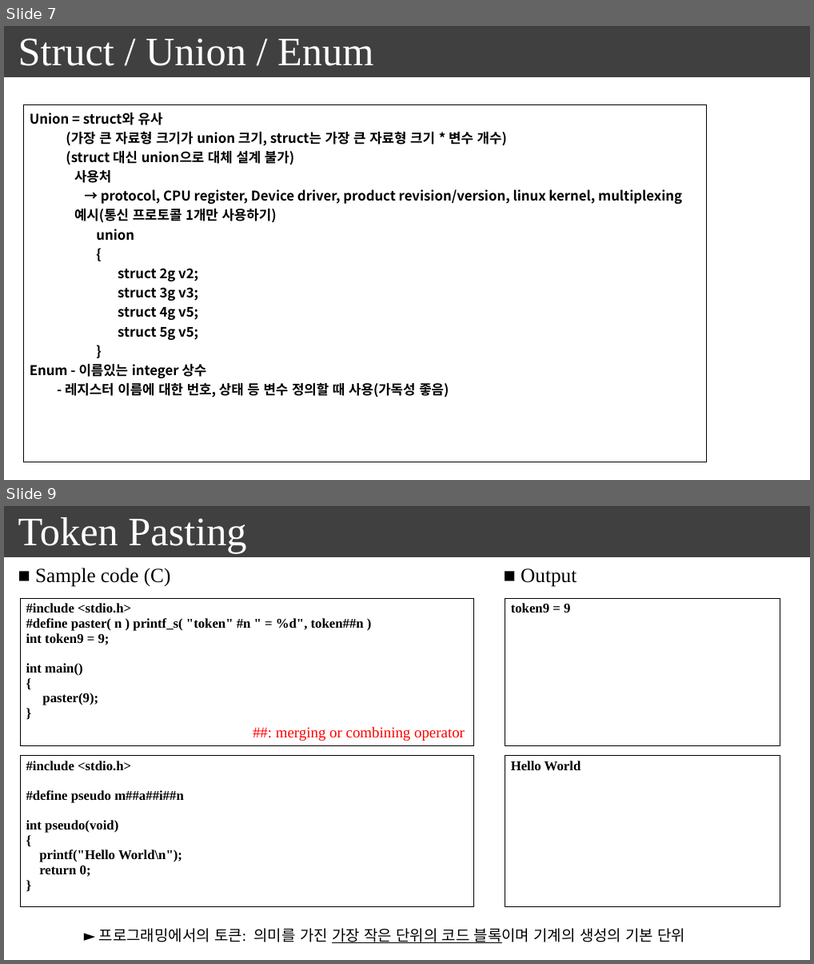
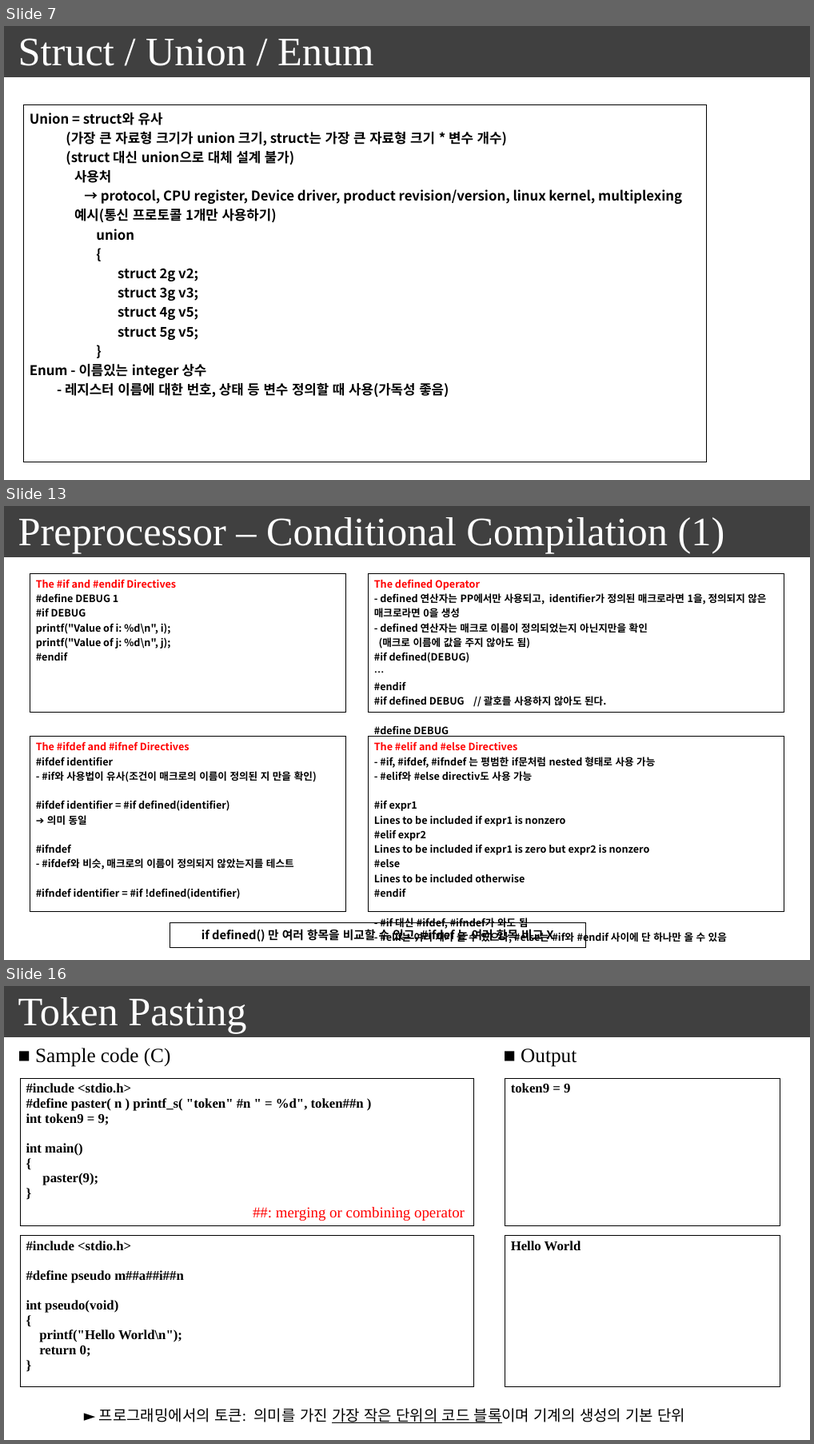
Before and after one commit to seonghokim/Study, a slide deck: everything in c.pptx. Shown one above the other, each under a label of ours: slides 7 and 9 before the commit, slides 7, 13 and 16 after it; the slides between them are not shown. The pictures are 814x964 and 814x1444 pixels, drawn with LibreOffice and Linux fonts; fonts in the diff are those of the drawing. Boxes give left, top, right and bottom in pixels: in the first picture for what was removed or moved away, otherwise in the second. Text is boxed around its words. In the diff, an @@ line names an element or a change of style, - is before the commit and + after.

Commit message:
20231231_to preprocessor

```diff
--- a/everything in c.pptx
+++ b/everything in c.pptx
@@ slide 13 added at [4, 506, 810, 960], background #FFFFFF; not listed: 1 template element that a slide beside it also shows @@
@@ text added at [18, 517, 726, 553], 48 pt, text #FFFFFF @@
+Preprocessor – Conditional Compilation (1)
@@ table added at [30, 573, 346, 712], 1 rows, 1 columns @@
+The #if and #endif Directives #define DEBUG 1 / #if DEBUG / printf("Value of i: %d\n", i); / printf("Value of j: %d\n", j); / #endif
@@ table added at [368, 573, 785, 740], 1 rows, 1 columns @@
+The defined Operator / - defined 연산자는 PP에서만 사용되고, identifier가 정의된 매크로라면 1을, 정의되지 않은 매크로라면 0을 생성 / - defined 연산자는 매크로 이름이 정의되었는지 아닌지만을 확인 / (매크로 이름에 값을 주지 않아도 됨) / #if defined(DEBUG) / … / #endif / #if defined DEBUG // 괄호를 사용하지 않아도 된다. / #define DEBUG
@@ table added at [30, 736, 346, 912], 1 rows, 1 columns @@
+The #ifdef and #ifnef Directives / #ifdef identifier / - #if와 사용법이 유사(조건이 매크로의 이름이 정의된 지 만을 확인) / #ifdef identifier = #if defined(identifier) / ➔ 의미 동일 / #ifndef / - #ifdef와 비슷, 매크로의 이름이 정의되지 않았는지를 테스트 / #ifndef identifier = #if !defined(identifier)
@@ table added at [368, 736, 785, 947], 1 rows, 1 columns @@
+The #elif and #else Directives / - #if, #ifdef, #ifndef 는 평범한 if문처럼 nested 형태로 사용 가능 / - #elif와 #else directiv도 사용 가능 / #if expr1 / Lines to be included if expr1 is nonzero / #elif expr2 / Lines to be included if expr1 is zero but expr2 is nonzero / #else / Lines to be included otherwise / #endif / - #if 대신 #ifdef, #ifndef가 와도 됨 / - #elif는 여러 개가 올 수 있으나, #else는 #if와 #endif 사이에 단 하나만 올 수 있음
@@ table added at [170, 923, 586, 948], 1 rows, 1 columns @@
+if defined() 만 여러 항목을 비교할 수 있고, #ifdef 는 여러 항목 비교 X
@@ what was slide 9 is now slide 16 @@
```
Also in this commit, not shown: 1 slide changed, 6 other slides added.
